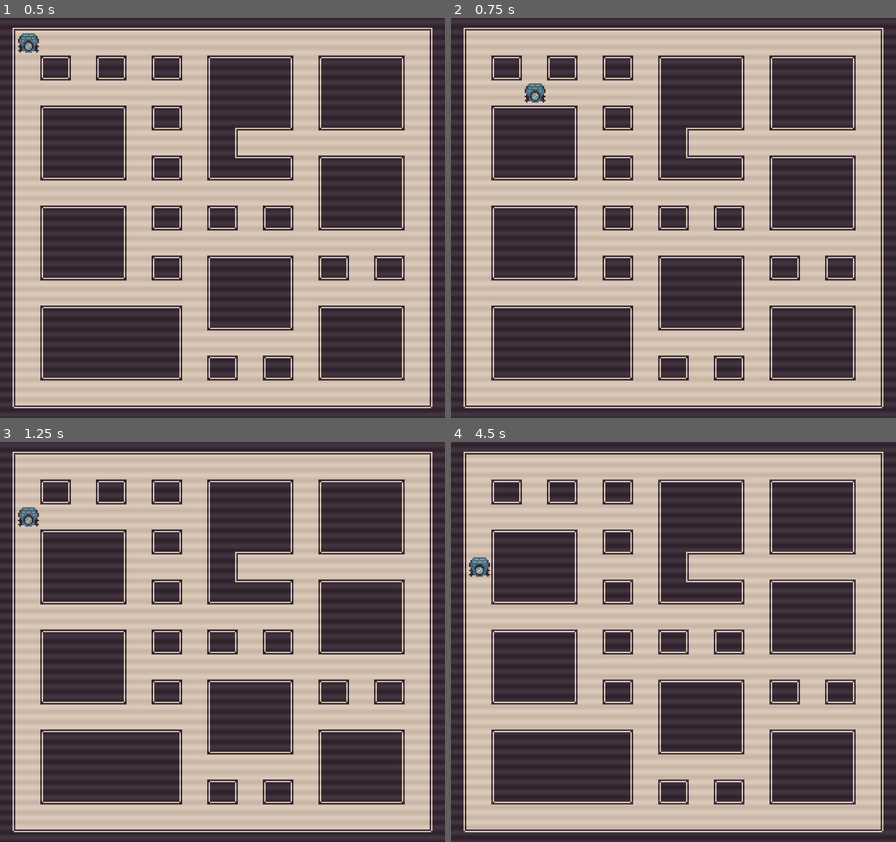
Above: before the commit, frames 1-4 (two rows, left to right).
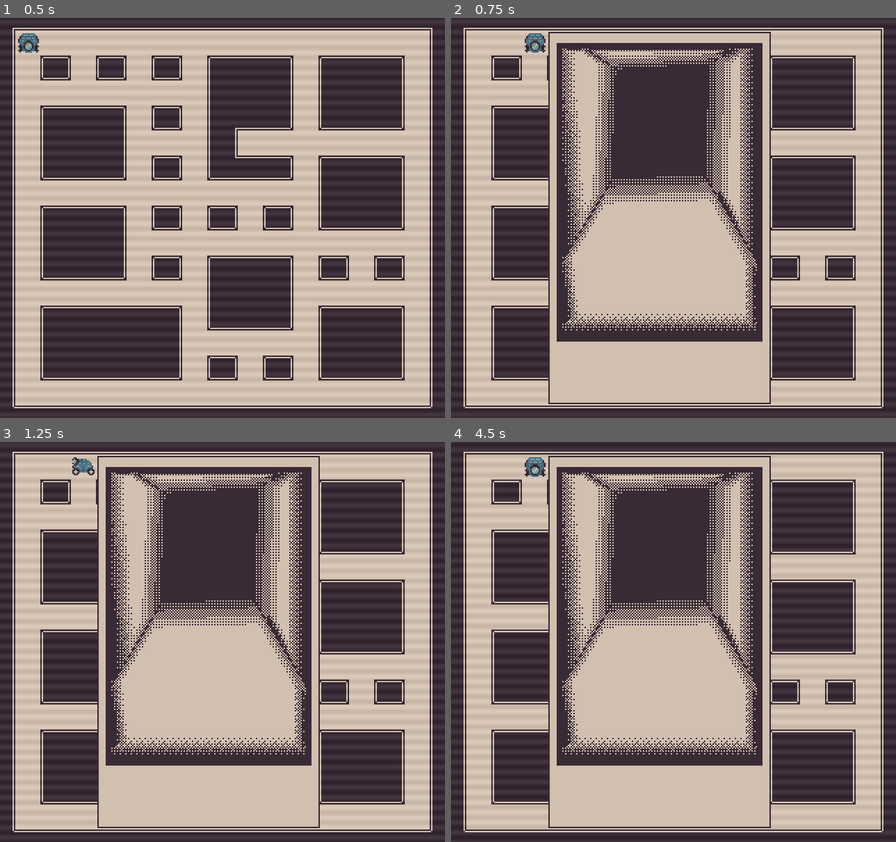
Above: after the commit, the same moments.

Repository: rozy-dixon/CameraObscura
Game: Godot game, scene res://Scenes/starting_level.tscn
Two runs of this game, one before a commit and one after it. Both use one fixed random seed, a clock stepped at 60 frames per second and the inputs below.
Inputs:
- Up to frame 1 (0.5 s): no input
- Up to frame 2 (0.75 s): tap Enter at 0.5 s; hold D (Move Right) from 0.53 s (still down); tap Down (Look Down, bound only after the commit) at 0.6 s
- Up to frame 3 (1.25 s): keep holding D (Move Right); tap Left (Look Left, bound only after the commit) at 0.8 s
- Up to frame 4 (4.5 s): tap Space (Take Picture, bound only after the commit) at 1.25, 2.75, 3.05, 3.6, 4.25 s; release D (Move Right) at 1.28 s; hold S (Move Down) 1.28-2.03 s; tap Left (Look Left, bound only after the commit) at 1.35 s; tap Right (Look Right, bound only after the commit) at 1.55, 2.1 s; tap Enter at 2, 3.5 s; hold D (Move Right) 2.03-2.78 s; tap Up (Look Up, bound only after the commit) at 2.3, 2.85 s; hold W (Move Up) 2.78-3.53 s; hold A (Move Left) from 3.53 s (still down); tap Down (Look Down, bound only after the commit) at 3.8, 4.35 s

Frame 1 is identical in both runs. In frame 2, 21% of the frame differs, in the area x 16-72%, y 3-97%; in frame 3, 21%; in frame 4, 21%.

Commit message:
Can now take a picture, only using 1 picture, but it can tell if you're facing a wall or not, and show the proper polaroid.

Diff:
--- /dev/null
+++ b/Game_Files/Scenes/photo.tscn
@@ -0,0 +1,8 @@
+[gd_scene load_steps=2 format=3 uid="uid://c2c50xtgaqi0p"]
+
+[ext_resource type="Texture2D" uid="uid://d2or1hl4ptqyi" path="res://Sprites/Photos/test_poloroid.png" id="1_au0hi"]
+
+[node name="Photo" type="Node2D"]
+
+[node name="Sprite2D" type="Sprite2D" parent="."]
+texture = ExtResource("1_au0hi")
--- a/Game_Files/Scenes/starting_level.tscn
+++ b/Game_Files/Scenes/starting_level.tscn
@@ -6,6 +6,7 @@
 [ext_resource type="PackedScene" uid="uid://320a014lbnri" path="res://Scenes/main_character.tscn" id="4_6pbh5"]
 [ext_resource type="PackedScene" uid="uid://bm30q8mdyqi4e" path="res://Scenes/BaseBetaTileset.tscn" id="5_ucaeq"]
 [ext_resource type="Script" path="res://Scenes/Tiles.gd" id="7_46teb"]
+[ext_resource type="PackedScene" uid="uid://c2c50xtgaqi0p" path="res://Scenes/photo.tscn" id="7_lismb"]
 
 [sub_resource type="ShaderMaterial" id="ShaderMaterial_lssf5"]
 shader = ExtResource("1_2j0ki")
@@ -49,3 +50,7 @@
 
 [node name="Tiles" type="Node" parent="."]
 script = ExtResource("7_46teb")
+
+[node name="Photo" parent="." instance=ExtResource("7_lismb")]
+visible = false
+position = Vector2(150, 144)
--- a/Game_Files/Scripts/main_character.gd
+++ b/Game_Files/Scripts/main_character.gd
@@ -8,16 +8,16 @@
 @export var facing : String = "NONE"
 var tile_index : int
 var tile_array
+
 const MAX_X : int = 300
 const MAX_Y : int = 270
 const MIN_X : int = 20
 const MIN_Y : int = 18
-# Function that runs on physics tick, rather than every frame.
 
 
 var tilemap
 func atlas_to_arr(destination_tile):
-	print(destination_tile)
+	# print(destination_tile)
 	var t = destination_tile.y * 6 + destination_tile.x
 	var dest_tile_obj = tile_array[t]
 	return dest_tile_obj
@@ -43,8 +43,10 @@
 
 		#print(tilemap.get_cell_atlas_coords(-1,tile_pos))
 		# Process character movement input
-
-		picture()
+		if(Input.is_action_just_pressed("Take Picture")) && $"../Photo".visible == false:
+			picture()
+		elif Input.is_action_just_pressed("Take Picture") && $"../Photo".visible == true:
+			$"../Photo".visible = false
 		if(!jumpy_movement):
 			movement_input()
 			# Push a RigidBody2D node if we are colliding with one
@@ -53,6 +55,22 @@
 			move_and_slide()
 		else:
 			hop()
+			look()
+func look():
+	if(Input.is_action_just_pressed("Look Left")):
+		facing = "WEST"
+		$AnimatedSprite2D.frame = 2
+		$AnimatedSprite2D.flip_h = true
+	if(Input.is_action_just_pressed("Look Right")):
+		facing = "EAST"
+		$AnimatedSprite2D.frame = 2
+		$AnimatedSprite2D.flip_h = false
+	if(Input.is_action_just_pressed("Look Up")):
+		facing = "NORTH"
+		$AnimatedSprite2D.frame = 1
+	if(Input.is_action_just_pressed("Look Down")):
+		facing = "SOUTH"
+		$AnimatedSprite2D.frame = 0
 func hop():
 		var tile_pos = tilemap.local_to_map(position)
 		var world_pos = tilemap.map_to_local(tile_pos)
@@ -88,17 +106,18 @@
 func picture():
 	var curr_tile = tile_array[tile_index]
 	#print("curr tile: ", curr_tile.exits)
+	#print("FACING: ", facing)
 	#print("Curr tile & 1 = ", curr_tile.exits & 1)
 	#print("Curr tile & 2 = ", curr_tile.exits & 2)
-	#if (curr_tile.exits & 2 && curr_tile.exits & 1):
-		#if(facing == "WEST" || facing == "EAST"):
-			##print("Show Picture")
-	#if (curr_tile.exits & 8 && curr_tile.exits & 4):
-		#if(facing == "NORTH" || facing == "SOUTH"):
-			##print("Show Picture")
+	#print("Curr tile & 4 = ", curr_tile.exits & 4)
+	#print("Curr tile & 8 = ", curr_tile.exits & 8)
+	if (curr_tile.exits & 2 && facing == "WEST" || curr_tile.exits & 1 && facing == "EAST"):
+		$"../Photo".visible = true
+		##print("Show Picture")
+	if (curr_tile.exits & 8 && facing == "NORTH" || curr_tile.exits & 4 && facing == "SOUTH"):
+		$"../Photo".visible = true
+		##print("Show Picture")
 
-
-	pass
 func push():
 	# If we are moving
 	if $".".move_and_slide():
--- a/Game_Files/project.godot
+++ b/Game_Files/project.godot
@@ -26,25 +26,47 @@
 "Move Left"={
 "deadzone": 0.5,
 "events": [Object(InputEventKey,"resource_local_to_scene":false,"resource_name":"","device":-1,"window_id":0,"alt_pressed":false,"shift_pressed":false,"ctrl_pressed":false,"meta_pressed":false,"pressed":false,"keycode":0,"physical_keycode":65,"key_label":0,"unicode":97,"echo":false,"script":null)
-, Object(InputEventKey,"resource_local_to_scene":false,"resource_name":"","device":-1,"window_id":0,"alt_pressed":false,"shift_pressed":false,"ctrl_pressed":false,"meta_pressed":false,"pressed":false,"keycode":0,"physical_keycode":4194319,"key_label":0,"unicode":0,"echo":false,"script":null)
 ]
 }
 "Move Right"={
 "deadzone": 0.5,
 "events": [Object(InputEventKey,"resource_local_to_scene":false,"resource_name":"","device":-1,"window_id":0,"alt_pressed":false,"shift_pressed":false,"ctrl_pressed":false,"meta_pressed":false,"pressed":false,"keycode":0,"physical_keycode":68,"key_label":0,"unicode":100,"echo":false,"script":null)
-, Object(InputEventKey,"resource_local_to_scene":false,"resource_name":"","device":-1,"window_id":0,"alt_pressed":false,"shift_pressed":false,"ctrl_pressed":false,"meta_pressed":false,"pressed":false,"keycode":0,"physical_keycode":4194321,"key_label":0,"unicode":0,"echo":false,"script":null)
 ]
 }
 "Move Up"={
 "deadzone": 0.5,
 "events": [Object(InputEventKey,"resource_local_to_scene":false,"resource_name":"","device":-1,"window_id":0,"alt_pressed":false,"shift_pressed":false,"ctrl_pressed":false,"meta_pressed":false,"pressed":false,"keycode":0,"physical_keycode":87,"key_label":0,"unicode":119,"echo":false,"script":null)
-, Object(InputEventKey,"resource_local_to_scene":false,"resource_name":"","device":-1,"window_id":0,"alt_pressed":false,"shift_pressed":false,"ctrl_pressed":false,"meta_pressed":false,"pressed":false,"keycode":0,"physical_keycode":4194320,"key_label":0,"unicode":0,"echo":false,"script":null)
 ]
 }
 "Move Down"={
 "deadzone": 0.5,
 "events": [Object(InputEventKey,"resource_local_to_scene":false,"resource_name":"","device":-1,"window_id":0,"alt_pressed":false,"shift_pressed":false,"ctrl_pressed":false,"meta_pressed":false,"pressed":false,"keycode":0,"physical_keycode":83,"key_label":0,"unicode":115,"echo":false,"script":null)
-, Object(InputEventKey,"resource_local_to_scene":false,"resource_name":"","device":-1,"window_id":0,"alt_pressed":false,"shift_pressed":false,"ctrl_pressed":false,"meta_pressed":false,"pressed":false,"keycode":0,"physical_keycode":4194322,"key_label":0,"unicode":0,"echo":false,"script":null)
+]
+}
+"Look Left"={
+"deadzone": 0.5,
+"events": [Object(InputEventKey,"resource_local_to_scene":false,"resource_name":"","device":-1,"window_id":0,"alt_pressed":false,"shift_pressed":false,"ctrl_pressed":false,"meta_pressed":false,"pressed":false,"keycode":0,"physical_keycode":4194319,"key_label":0,"unicode":0,"echo":false,"script":null)
+]
+}
+"Look Right"={
+"deadzone": 0.5,
+"events": [Object(InputEventKey,"resource_local_to_scene":false,"resource_name":"","device":-1,"window_id":0,"alt_pressed":false,"shift_pressed":false,"ctrl_pressed":false,"meta_pressed":false,"pressed":false,"keycode":0,"physical_keycode":4194321,"key_label":0,"unicode":0,"echo":false,"script":null)
+]
+}
+"Look Up"={
+"deadzone": 0.5,
+"events": [Object(InputEventKey,"resource_local_to_scene":false,"resource_name":"","device":-1,"window_id":0,"alt_pressed":false,"shift_pressed":false,"ctrl_pressed":false,"meta_pressed":false,"pressed":false,"keycode":0,"physical_keycode":4194320,"key_label":0,"unicode":0,"echo":false,"script":null)
+]
+}
+"Look Down"={
+"deadzone": 0.5,
+"events": [Object(InputEventKey,"resource_local_to_scene":false,"resource_name":"","device":-1,"window_id":0,"alt_pressed":false,"shift_pressed":false,"ctrl_pressed":false,"meta_pressed":false,"pressed":false,"keycode":0,"physical_keycode":4194322,"key_label":0,"unicode":0,"echo":false,"script":null)
+]
+}
+"Take Picture"={
+"deadzone": 0.5,
+"events": [Object(InputEventKey,"resource_local_to_scene":false,"resource_name":"","device":-1,"window_id":0,"alt_pressed":false,"shift_pressed":false,"ctrl_pressed":false,"meta_pressed":false,"pressed":false,"keycode":0,"physical_keycode":32,"key_label":0,"unicode":32,"echo":false,"script":null)
+, Object(InputEventKey,"resource_local_to_scene":false,"resource_name":"","device":-1,"window_id":0,"alt_pressed":false,"shift_pressed":false,"ctrl_pressed":false,"meta_pressed":false,"pressed":false,"keycode":0,"physical_keycode":4194309,"key_label":0,"unicode":0,"echo":false,"script":null)
 ]
 }
 
Not shown: 1 places in Game_Files/Scenes/starting_level.tscn that only renumber resources
Binary file added: Game_Files/Sprites/Photos/test_poloroid.png
Not shown, added: Game_Files/Sprites/Photos/test_poloroid.png.import
